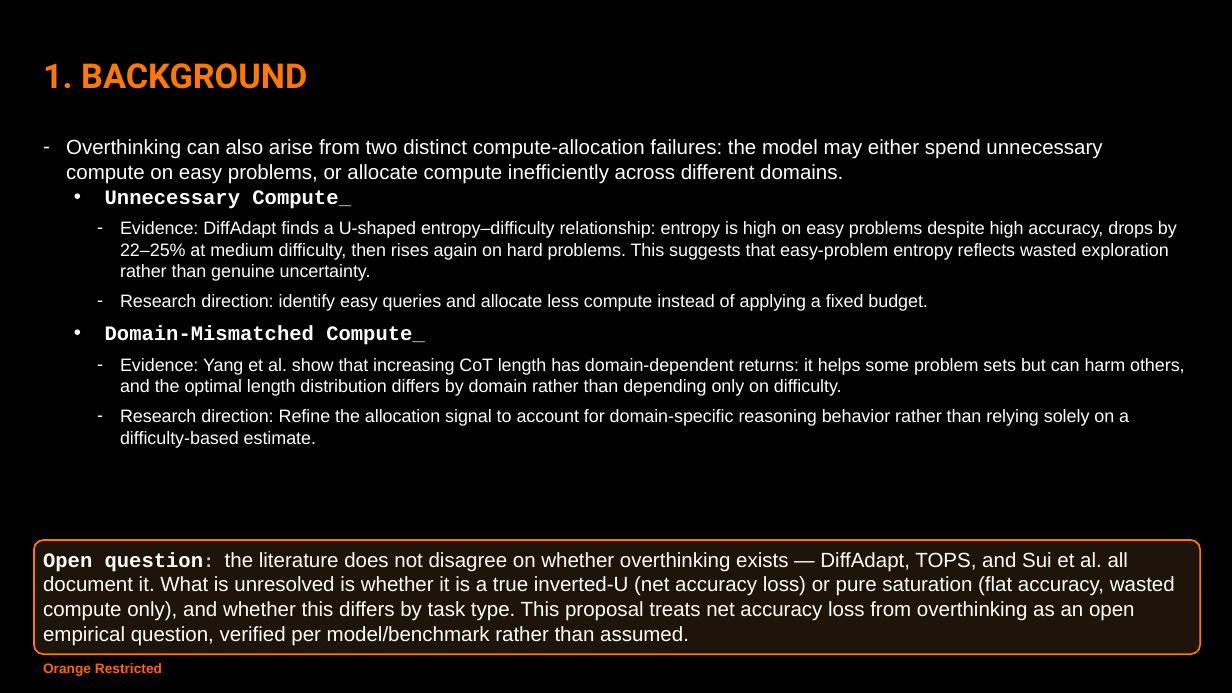
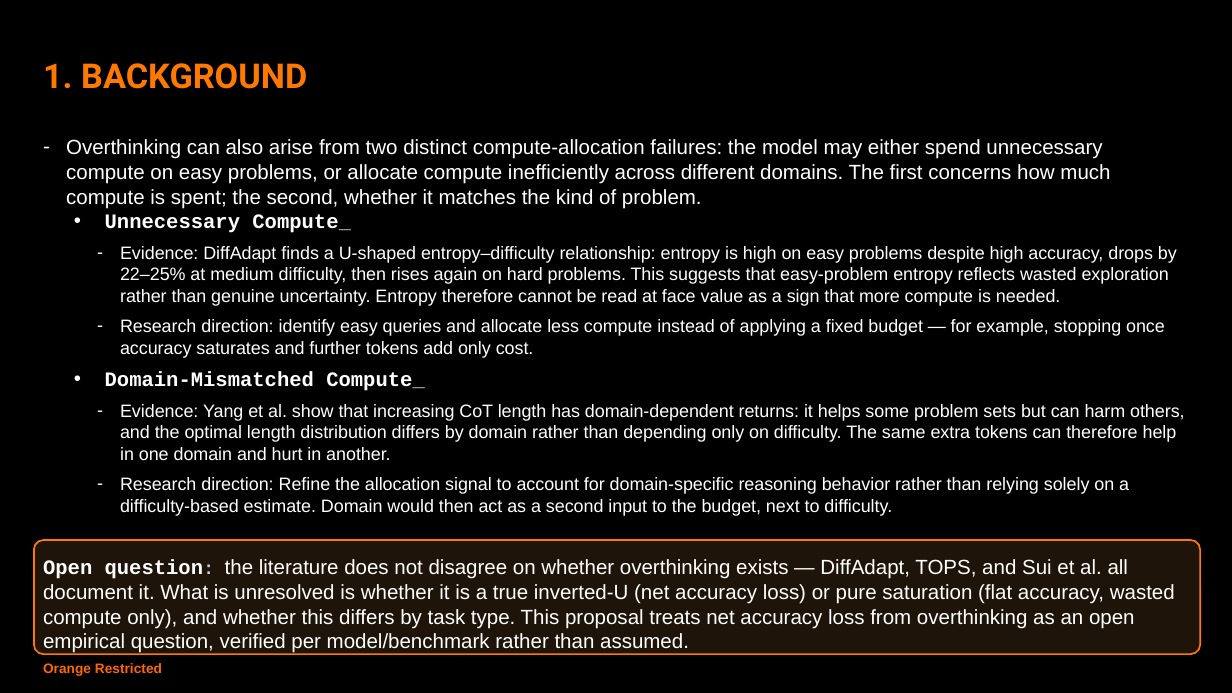
Before and after one commit to tharwat-ux/TTCA, a slide deck: slide 5 of presentation/dynamic_test_time_compute_allocation.pptx. Drawn at 1232x693 pixels with LibreOffice and Linux fonts; fonts in the diff are those of the drawing. Boxes give left, top, right and bottom in pixels: in the first picture for what was removed or moved away, otherwise in the second. Text is boxed around its words. In the diff, an @@ line names an element or a change of style, - is before the commit and + after.

```diff
--- a/presentation/dynamic_test_time_compute_allocation.pptx
+++ b/presentation/dynamic_test_time_compute_allocation.pptx
@@ text at bbox=[66, 139, 1110, 209]: text changed @@
-– Overthinking can also arise from two distinct compute-allocation failures: the model may either spend unnecessary compute on easy problems, or allocate compute inefficiently across different domains.
+– Overthinking can also arise from two distinct compute-allocation failures: the model may either spend unnecessary compute on easy problems, or allocate compute inefficiently across different domains. The first concerns how much compute is spent; the second, whether it matches the kind of problem.
@@ text at bbox=[120, 246, 1177, 358]: text changed @@
-  – Evidence: DiffAdapt finds a U-shaped entropy–difficulty relationship: entropy is high on easy problems despite high accuracy, drops by 22–25% at medium difficulty, then rises again on hard problems. This suggests that easy-problem entropy reflects wasted exploration rather than genuine uncertainty.
-  – Research direction: identify easy queries and allocate less compute instead of applying a fixed budget.
+  – Evidence: DiffAdapt finds a U-shaped entropy–difficulty relationship: entropy is high on easy problems despite high accuracy, drops by 22–25% at medium difficulty, then rises again on hard problems. This suggests that easy-problem entropy reflects wasted exploration rather than genuine uncertainty. Entropy therefore cannot be read at face value as a sign that more compute is needed.
+  – Research direction: identify easy queries and allocate less compute instead of applying a fixed budget — for example, stopping once accuracy saturates and further tokens add only cost.
@@ text at bbox=[120, 404, 1185, 516]: text changed @@
-  – Evidence: Yang et al. show that increasing CoT length has domain-dependent returns: it helps some problem sets but can harm others, and the optimal length distribution differs by domain rather than depending only on difficulty.
-  – Research direction: Refine the allocation signal to account for domain-specific reasoning behavior rather than relying solely on a difficulty-based estimate.
+  – Evidence: Yang et al. show that increasing CoT length has domain-dependent returns: it helps some problem sets but can harm others, and the optimal length distribution differs by domain rather than depending only on difficulty. The same extra tokens can therefore help in one domain and hurt in another.
+  – Research direction: Refine the allocation signal to account for domain-specific reasoning behavior rather than relying solely on a difficulty-based estimate. Domain would then act as a second input to the budget, next to difficulty.
```
Also in this commit, not shown: 15 other slides changed, 7 slides removed, 23 other files.
